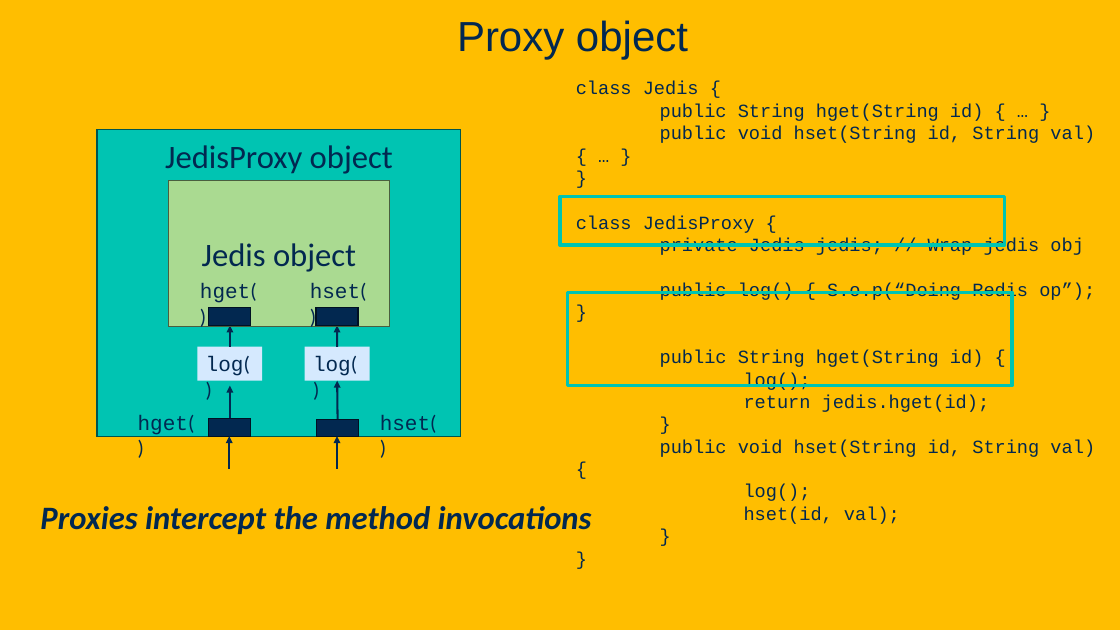
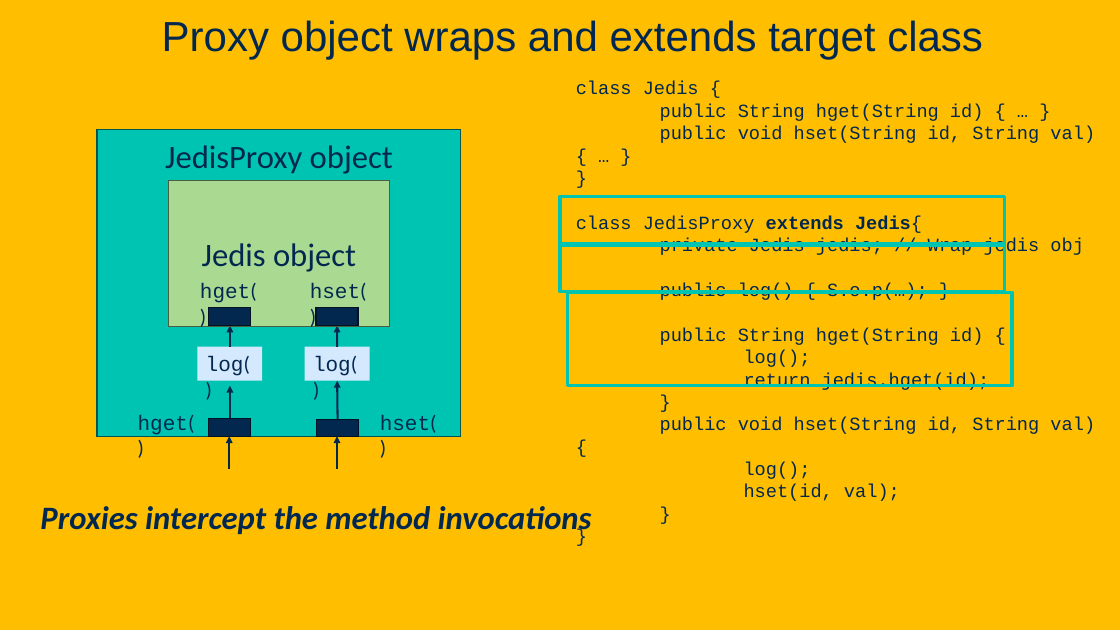
Before and after one commit to davsec-teaching/ECS160-Winter2025, a slide deck: slide 73 of slides/5_annotations_and_reflection.pptx (slide 64 before the commit). Drawn at 1120x630 pixels with LibreOffice and Linux fonts; fonts in the diff are those of the drawing; background and template pictures are left out. Boxes give left, top, right and bottom in pixels: in the first picture for what was removed or moved away, otherwise in the second. Text is boxed around its words. In the diff, an @@ line names an element or a change of style, - is before the commit and + after.

Commit message:
update proxy slides

```diff
--- a/slides/5_annotations_and_reflection.pptx
+++ b/slides/5_annotations_and_reflection.pptx
@@ title at bbox=[162, 20, 983, 59]: text changed @@
-Proxy object
+Proxy object wraps and extends target class
@@ text at bbox=[576, 216, 922, 233]: text changed @@
-class JedisProxy {
+class JedisProxy extends Jedis{
@@ rectangle added at bbox=[560, 244, 1005, 292], outline #00C4B2 3 pt @@
@@ text at bbox=[660, 283, 928, 300]: text changed @@
-public log() { S.o.p(“Doing Redis op”); }
+public log() { S.o.p(…); }
```
Also in this commit, not shown: 13 other slides changed, 20 slides added, 3 slides removed.
